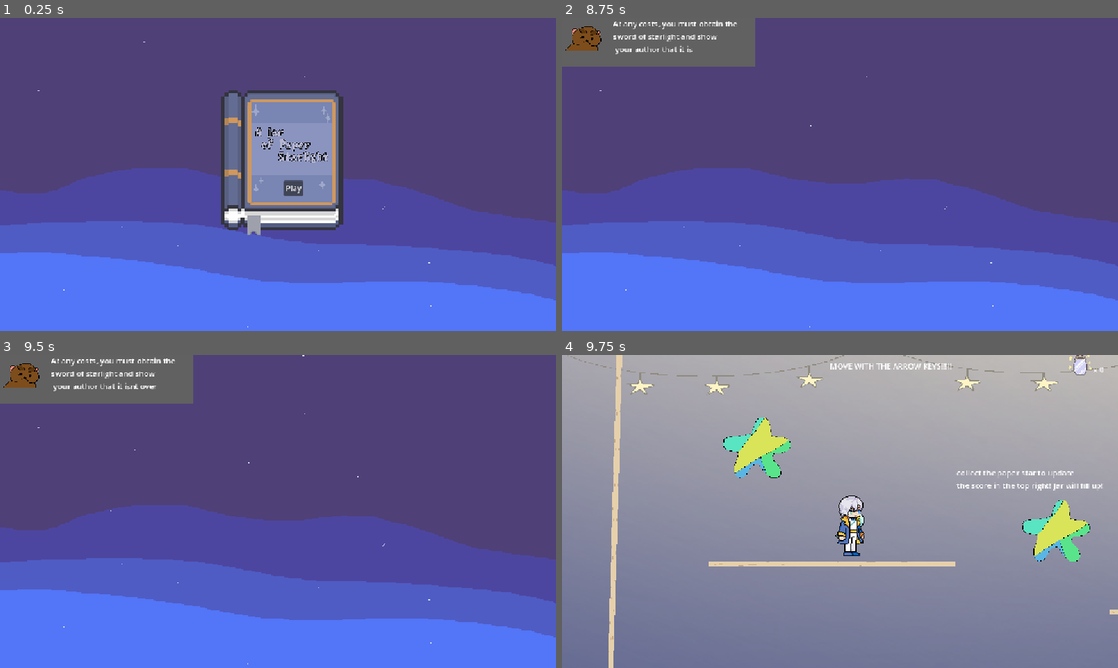
Above: before the commit, frames 1-4 (two rows, left to right).
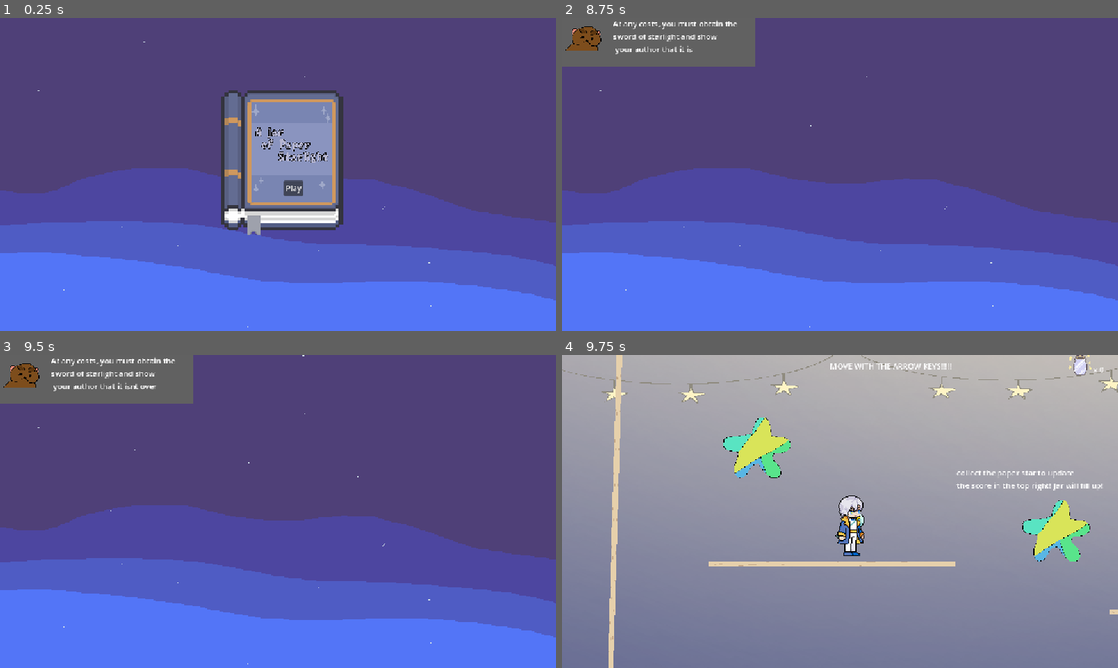
Above: after the commit, the same moments.

Repository: 0xShawnAdams/JarofPaperStarlight
Game: Godot game, scene res://Scenes/TitleScreen.tscn
Two runs of this game, one before a commit and one after it. Both use one fixed random seed, a clock stepped at 60 frames per second and the inputs below.
Inputs:
- Up to frame 1 (0.25 s): no input
- Up to frame 2 (8.75 s): click "Play" at 0.5 s; hold Right (move_right) 1.28-2.78 s; tap Z (z) every 0.75 s from 1.35 to 8.1 s; tap Up (move_up) at 1.52, 2.27, 3.77, 4.52, 5.27, 6.77, 7.52, 8.27 s; tap Enter at 2 s; hold Left (move_left) 2.78-3.53 s; hold Right (move_right) 3.53-5.03 s; hold Left (move_left) 5.03-5.78 s; tap Space at 5.75 s; hold Right (move_right) 5.78-6.53 s; hold Left (move_left) 6.53-8.03 s; hold Right (move_right) from 8.03 s (still down)
- Up to frame 3 (9.5 s): keep holding Right (move_right); tap Enter at 8.75 s; tap Z (z) at 8.85 s
- Up to frame 4 (9.75 s): keep holding Right (move_right); tap Space at 9.5 s; tap Z (z) at 9.6 s

Frames 1-3 are identical in both runs. In frame 4, 1.4% of the frame differs, in the area x 0-100%, y 0-16%.

Commit message:
Star collection bug fix and level tweaks

Diff:
--- a/jarofpaperstarlight/Scenes/Levels/TestLevel.tscn
+++ b/jarofpaperstarlight/Scenes/Levels/TestLevel.tscn
@@ -20,7 +20,7 @@
 texture = SubResource("ImageTexture_ytf4i")
 
 [node name="FirstLevelConceptDesign" type="Sprite2D" parent="."]
-position = Vector2(1348, 671)
+position = Vector2(1295, 687)
 scale = Vector2(1.78473, 1.26959)
 texture = ExtResource("2_qhub5")
 
--- a/jarofpaperstarlight/Scenes/Levels/TestLevel2.tscn
+++ b/jarofpaperstarlight/Scenes/Levels/TestLevel2.tscn
@@ -2,7 +2,7 @@
 
 [ext_resource type="Script" uid="uid://ds4bxxyckn8g" path="res://Scenes/Levels/TestLevel2Manager.gd" id="1_avtx7"]
 [ext_resource type="Texture2D" uid="uid://c3sdjo6due74q" path="res://Art/background/IMG_0422.png" id="2_almqe"]
-[ext_resource type="Texture2D" uid="uid://d0brokt8vb68a" path="res://Art/first level concept design.png" id="2_axxus"]
+[ext_resource type="Texture2D" uid="uid://cumgqo4w17jg3" path="res://Art/background/wallpaper.png" id="2_avtx7"]
 [ext_resource type="PackedScene" uid="uid://fldsm8nrdj4k" path="res://Scenes/paper_star.tscn" id="3_xhbyj"]
 [ext_resource type="PackedScene" uid="uid://cyhxnrhlyqpeg" path="res://Scenes/player.tscn" id="4_8dbpo"]
 [ext_resource type="PackedScene" uid="uid://d2yhmq3ectdh2" path="res://Scenes/platform.tscn" id="5_f1oxt"]
@@ -27,9 +27,9 @@
 texture = SubResource("ImageTexture_ytf4i")
 
 [node name="Background" type="Sprite2D" parent="."]
-position = Vector2(1141, 190)
-scale = Vector2(1.4875, 1.34444)
-texture = ExtResource("2_axxus")
+position = Vector2(875, 263)
+scale = Vector2(10.1958, 4.95556)
+texture = ExtResource("2_avtx7")
 
 [node name="book" type="Sprite2D" parent="."]
 position = Vector2(682, 444)
--- a/jarofpaperstarlight/Scenes/Levels/TestLevel2Manager.gd
+++ b/jarofpaperstarlight/Scenes/Levels/TestLevel2Manager.gd
@@ -55,7 +55,7 @@
 
 func _on_Level_End():
 	# load the next level
-	get_tree().change_scene_to_file("res://Scenes/Levels/TestLevel.tscn")
+	get_tree().change_scene_to_file("res://Scenes/Levels/TestLevel3.tscn")
 
 func _process(delta: float) -> void:
 
--- a/jarofpaperstarlight/Scenes/jar_gui.gd
+++ b/jarofpaperstarlight/Scenes/jar_gui.gd
@@ -7,7 +7,7 @@
 	SignalBus.SetJarCount.connect(setcount)
 	SignalBus.JarCountIncrement.connect(jarinc)
 	$HBoxContainer/AnimatedSprite2D2.connect("animation_finished", Callable(self, "_on_animation_finished"))
-
+	Count = SignalBus.score
 
 func _on_animation_finished():
 	# This will stop the animation once it's finished
@@ -15,10 +15,12 @@
 
 func jarinc():
 	Count = Count +1
+	SignalBus.score = SignalBus.score +1
 	$HBoxContainer/AnimatedSprite2D2.play()
 
 func setcount(count: int):
 	Count = count
+	SignalBus.score = count
 
 func _process(delta: float):
 	$HBoxContainer/Label.text = "x %d" % Count
--- a/jarofpaperstarlight/Scenes/paper_star.gd
+++ b/jarofpaperstarlight/Scenes/paper_star.gd
@@ -1,6 +1,7 @@
 extends Area2D
 @export var disabled = true
 #@export var visible = false
+
 
 func _ready():
 	$Area2D.body_entered.connect(_on_body_entered)
@@ -9,13 +10,16 @@
 	$CollisionShape2D2.disabled =  true
 	#visible = false
 
+
 func _on_body_entered(body):
 	if body.name == "Player" && not disabled:  # Or check group: body.is_in_group("Player")
 		print("STAR DETECTED PLAYER")
 		SignalBus.JarCountIncrement.emit()
 		SignalBus.PaperStarCollectAudio.emit()
-		$CollisionShape2D2.disabled =  true
+		$CollisionShape2D2.disabled = true
+		$Area2D/CollisionShape2D.disabled = true
 		visible = false
+		disabled = true
 
 
 func _on_Spawn():
--- a/jarofpaperstarlight/Scripts/SignalBus.gd
+++ b/jarofpaperstarlight/Scripts/SignalBus.gd
@@ -1,5 +1,5 @@
 extends Node
-
+var score = 0
 
 signal NPCDialogueTrigger(npc_texture: Texture2D, dialogue_lines: Array)
 # EMIT LIKE THIS: SignalBus.enemy_died.emit(something, something_else)
Not shown: 1 places in jarofpaperstarlight/Scenes/Levels/TestLevel3.tscn that only renumber resources
